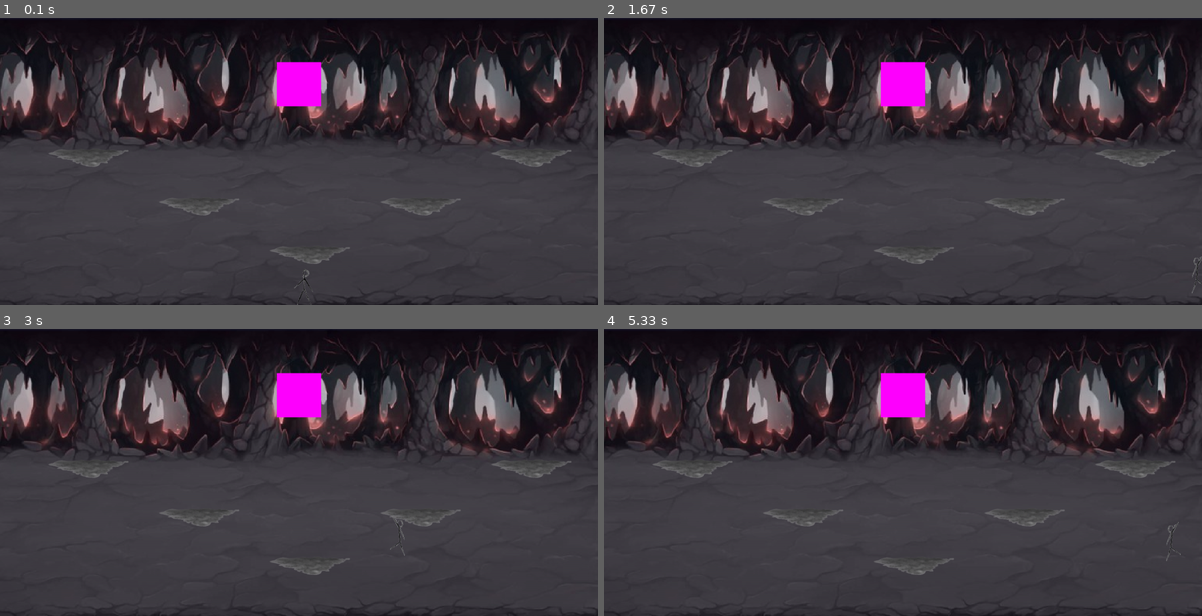
Above: before the commit, frames 1-4 (two rows, left to right).
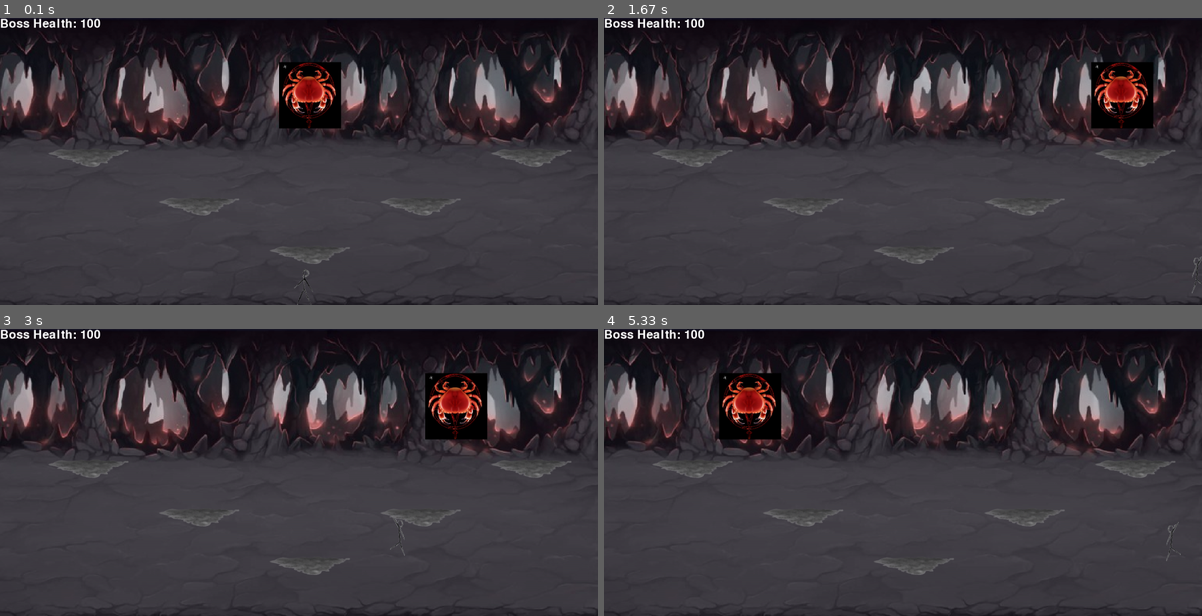
Above: after the commit, the same moments.

Repository: GiveMeMissile/Pentacrab_Pygame
Game: pygame game, started from Pentacrab.py
Same seed, same stepped clock (60 frames per second), same inputs: the game is played once before the commit and once after it.
Inputs:
- Up to frame 1 (0.1 s): no input
- Up to frame 2 (1.67 s): hold Right 0.33-0.8 s; hold Up 0.83-1.13 s; hold W 0.83-1.13 s; hold Right 1.17-1.63 s; hold D 1.17-1.63 s
- Up to frame 3 (3 s): hold Left 1.67-2.2 s; hold A 1.67-2.2 s; hold Left 2.23-2.63 s; hold A 2.23-2.63 s; hold Up from 2.67 s (still down); hold W from 2.67 s (still down)
- Up to frame 4 (5.33 s): release Up at 3.03 s; release W at 3.03 s; hold Right 3.07-3.7 s; hold D 3.07-3.7 s; hold Left 3.73-4.2 s; hold A 3.73-4.2 s; hold Right 4.23-4.7 s; hold D 4.23-4.7 s; hold Up 4.73-5.03 s; hold W 4.73-5.03 s; hold Right from 5.07 s (still down); hold D from 5.07 s (still down)

The runs differ from the first frame. In frame 1, 2.7% of the frame differs, in the area x 0-58%, y 0-39%; in frame 2, 3.6%; in frame 3, 3.8%, in the area x 0-82%, y 0-39%; in frame 4, 3.8%.

Commit message:
Update Pentacrab.py
Implemented the boss. It is very easy to kill now because there is no immunity frames.

Diff:
--- a/Pentacrab.py
+++ b/Pentacrab.py
@@ -10,6 +10,7 @@
 BACKGROUND = pygame.transform.scale(pygame.image.load(os.path.join("Pentacrab_Assets", "Background.png")),
                                     (WIDTH, HEIGHT))
 FPS = 60
+HEALTH_FONT = pygame.font.SysFont("comicsans", 40)
 
 # Player settings
 JUMP_HEIGHT = 70
@@ -21,6 +22,7 @@
 MAX_VELOCITY = 6
 FRICTION = 0.1
 PLAYER_DIFFERENCE = 15
+TELEPORT_DAMAGE = 5
 
 TELEPORT_AMOUNT = 500
 TP_DELAY = 500
@@ -56,15 +58,22 @@
 BOSS_WIDTH, BOSS_HEIGHT = 100, 100
 BOSS_Y = 100
 BOSS_HITBOX = pygame.Rect(X - 50, BOSS_Y, BOSS_WIDTH, BOSS_HEIGHT)
+BOSS_MOVEMENT = 5
+
+BOSS_IMAGE = pygame.transform.scale(pygame.image.load(os.path.join("Pentacrab_Assets", "Pentacrab.png")), (BOSS_WIDTH + 40, BOSS_HEIGHT + 50))
 
 
 def draw():
     WINDOW.blit(BACKGROUND, (0, 0))
-    pygame.draw.rect(WINDOW, (255, 0, 255), BOSS_HITBOX)
+    boss_health_text = HEALTH_FONT.render("Boss Health: " + str(boss_health), 1, (255, 255, 255 ))
+    WINDOW.blit(boss_health_text, (0, 0))
     for platform_location_x, platform_location_y in platforms:
         WINDOW.blit(PLATFORM, (platform_location_x, platform_location_y))
     for portal_hitbox in tp_hitbox:
         WINDOW.blit(TELEPORT_SYMBOL, (portal_hitbox.x, portal_hitbox.y))
+
+    WINDOW.blit(BOSS_IMAGE, (BOSS_HITBOX.x - 20, BOSS_HITBOX.y))
+
     if not Jump:
         if left:
             WINDOW.blit(PLAYER_LEFT, (HITBOX.x - 15, HITBOX.y - 15))
@@ -225,10 +234,31 @@
         tp_hitbox.clear()
         tp = False
 
+def boss():
+    global boss_right, boss_health, victory
+    if BOSS_HITBOX.x >= WIDTH - BOSS_WIDTH:
+        boss_right = False
+    if BOSS_HITBOX.x <= 0:
+        boss_right = True
+    if boss_right and not victory:
+        BOSS_HITBOX.x += BOSS_MOVEMENT
+    elif not victory:
+        BOSS_HITBOX.x -= BOSS_MOVEMENT
+    for portal_hitbox in tp_hitbox:
+        if BOSS_HITBOX.colliderect(portal_hitbox):
+            boss_health -= 5
+    if boss_health <= 0:
+        BOSS_HITBOX.y -= 500
+        victory = True
 
 def main():
     global run, Jump, decent, falling, initial_height, tele_up, current_time, tp_delay, \
-        tele_left, tp_cooldown, tele_right, left, tp_hitbox, tp
+        tele_left, tp_cooldown, tele_right, left, tp_hitbox, tp, boss_right, boss_health, \
+        player_health, victory
+    victory = False
+    boss_right = True
+    boss_health = 100
+    player_health = 30
     tp_hitbox = []
     tp = False
     tp_delay = 99999999
@@ -278,6 +308,7 @@
         teleport_visual()
         teleport_movement()
         player_movements()
+        boss()
         draw()
     pygame.quit()
 
